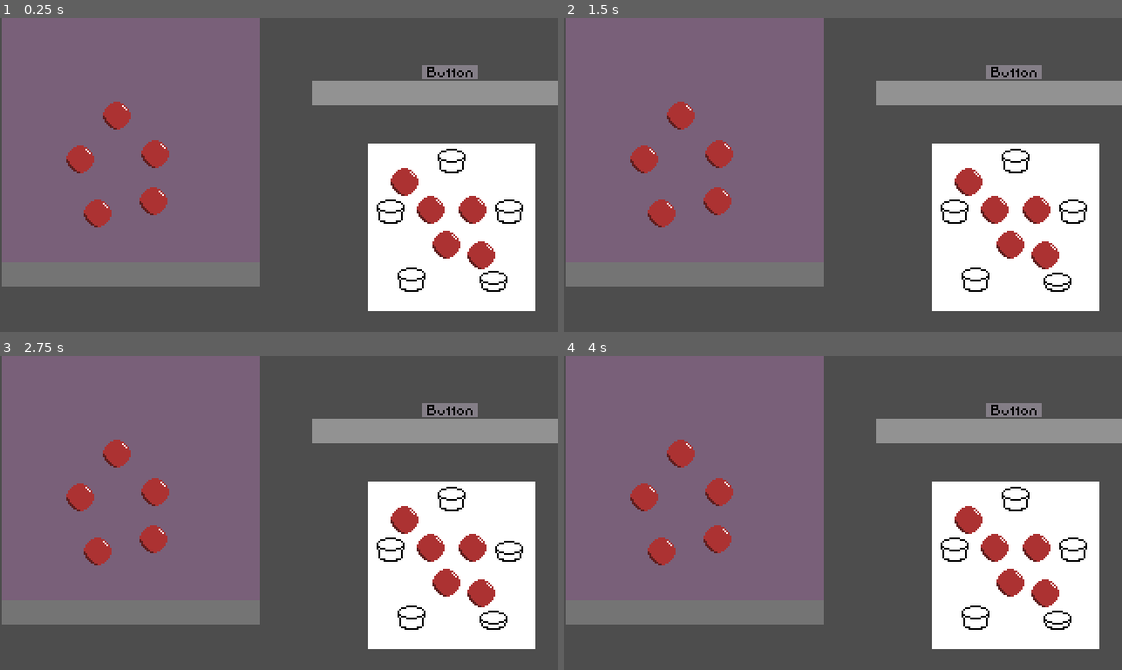
Above: before the commit, frames 1-4 (two rows, left to right).
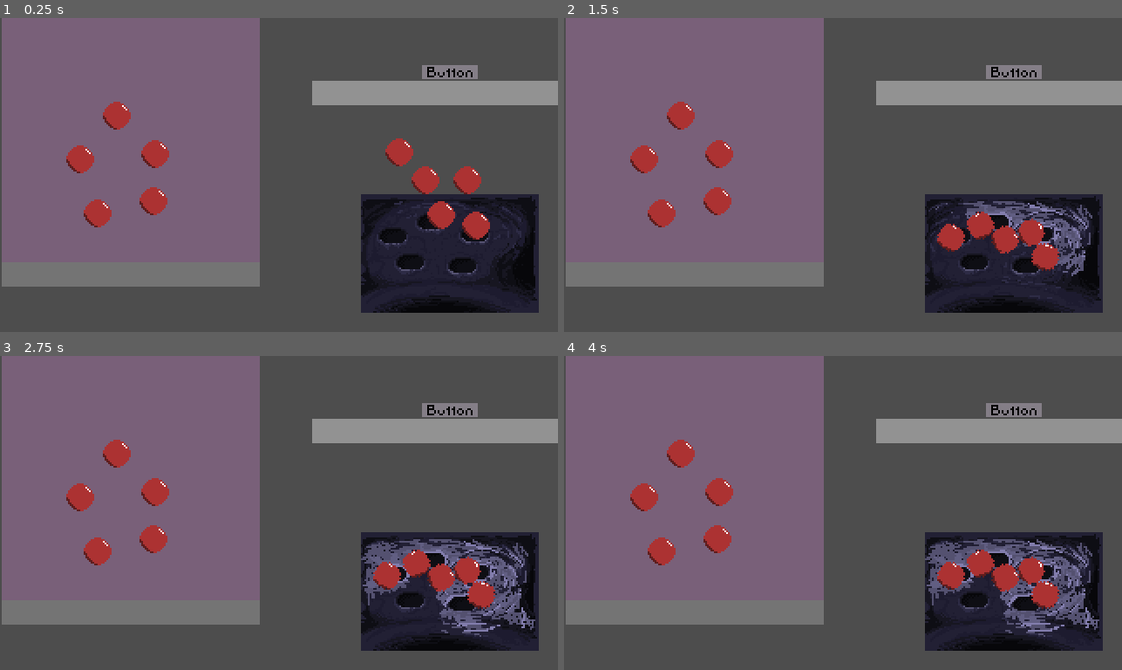
Above: after the commit, the same moments.

Repository: Team-Skeejy/ld55_summoning
Game: Godot game, scene res://scenes/ui_entities/test.tscn
Same seed, same stepped clock (60 frames per second), same inputs: the game is played once before the commit and once after it. This scene is started directly instead of the project's main scene.
Inputs (mouse positions are in pixels of both pictures, inside the frame that each line leads up to):
- Up to frame 1 (0.25 s): no input
- Up to frame 2 (1.5 s): tap Enter at 0.5 s; drag from (1015, 156) to (697, 275) at 0.52 s; drag from (954, 209) to (697, 275) at 1.27 s
- Up to frame 3 (2.75 s): tap Space at 2 s; move the mouse to (507, 547) at 2.02 s; tap Tab (Tab) at 2.1 s; click (507, 547) at 2.17 s
- Up to frame 4 (4 s): tap Enter at 2.75 s; drag from (976, 613) to (697, 478) at 2.77 s; tap Space at 3.5 s; drag from (1055, 613) to (1010, 431) at 3.52 s

The runs differ from the first frame. In frame 1, 17% of the frame differs, in the area x 64-97%, y 38-94%; in frame 2, 16%; in frame 3, 16%; in frame 4, 16%.

Commit message:
alterations

Diff:
--- a/scenes/ui_entities/alter/alter.gd
+++ b/scenes/ui_entities/alter/alter.gd
@@ -6,6 +6,7 @@
 
 @export var alter_buttons: Array[UIButton]
 @export var summon_area: Area2D
+@export var summoning_sprite: AnimatedSprite2D
 
 var _can_summon: bool = false
 
@@ -23,11 +24,14 @@
 	if _can_summon:
 		countdown -= delta
 		if countdown > 0:
+			var frame_count: int = summoning_sprite.sprite_frames.get_frame_count("default")
+			summoning_sprite.frame = int((summon_time - countdown) / summon_time * frame_count)
 			summoning.emit(countdown)
 		else:
 			countdown = 0
+			summoning_sprite.frame = 0
+			_can_summon = false
 			summon.emit(summon_area.get_overlapping_bodies())
-			_can_summon = false
 
 func reevaluate_button_collisions() -> void:
 	for button: UIButton in alter_buttons:
--- a/scenes/ui_entities/alter/alter.tscn
+++ b/scenes/ui_entities/alter/alter.tscn
@@ -1,51 +1,103 @@
-[gd_scene load_steps=4 format=3 uid="uid://btco02dq00kwc"]
+[gd_scene load_steps=18 format=3 uid="uid://btco02dq00kwc"]
 
 [ext_resource type="Script" path="res://scenes/ui_entities/alter/alter.gd" id="1_ibfmc"]
-[ext_resource type="PackedScene" uid="uid://6i2uak1cixpa" path="res://scenes/ui_entities/button/button_alter.tscn" id="2_6fh8w"]
+[ext_resource type="Texture2D" uid="uid://d1vwviwckmmu1" path="res://scenes/ui_entities/alter/textures/alter_backdrop.png" id="3_1oqu8"]
+[ext_resource type="PackedScene" uid="uid://ckkkbf2fceqae" path="res://scenes/ui_entities/alter/button_alter_1.tscn" id="3_6tmnc"]
+[ext_resource type="PackedScene" uid="uid://m5d22585x736" path="res://scenes/ui_entities/alter/button_alter_2.tscn" id="4_ht3jc"]
+[ext_resource type="PackedScene" uid="uid://b1kk7hvdusvvo" path="res://scenes/ui_entities/alter/button_alter_3.tscn" id="5_6g0dk"]
+[ext_resource type="PackedScene" uid="uid://bmjg3wy5m1aic" path="res://scenes/ui_entities/alter/button_alter_4.tscn" id="6_ym6j5"]
+[ext_resource type="PackedScene" uid="uid://dmh84ocobmf7t" path="res://scenes/ui_entities/alter/button_alter_5.tscn" id="7_7s3wn"]
+[ext_resource type="Texture2D" uid="uid://cki56xfqsy06o" path="res://scenes/ui_entities/alter/textures/alter_bleed.png" id="8_eldns"]
 
-[sub_resource type="CircleShape2D" id="CircleShape2D_tkfch"]
-radius = 48.0
+[sub_resource type="RectangleShape2D" id="RectangleShape2D_7ob2m"]
+size = Vector2(94, 60)
 
-[node name="Alter" type="Node2D" node_paths=PackedStringArray("alter_buttons", "summon_area")]
+[sub_resource type="AtlasTexture" id="AtlasTexture_53fvw"]
+atlas = ExtResource("8_eldns")
+region = Rect2(0, 0, 102, 68)
+
+[sub_resource type="AtlasTexture" id="AtlasTexture_jhxa7"]
+atlas = ExtResource("8_eldns")
+region = Rect2(102, 0, 102, 68)
+
+[sub_resource type="AtlasTexture" id="AtlasTexture_71x7j"]
+atlas = ExtResource("8_eldns")
+region = Rect2(204, 0, 102, 68)
+
+[sub_resource type="AtlasTexture" id="AtlasTexture_xm038"]
+atlas = ExtResource("8_eldns")
+region = Rect2(306, 0, 102, 68)
+
+[sub_resource type="AtlasTexture" id="AtlasTexture_cutid"]
+atlas = ExtResource("8_eldns")
+region = Rect2(408, 0, 102, 68)
+
+[sub_resource type="AtlasTexture" id="AtlasTexture_kdg5c"]
+atlas = ExtResource("8_eldns")
+region = Rect2(510, 0, 102, 68)
+
+[sub_resource type="AtlasTexture" id="AtlasTexture_rojb7"]
+atlas = ExtResource("8_eldns")
+region = Rect2(612, 0, 102, 68)
+
+[sub_resource type="SpriteFrames" id="SpriteFrames_e2of8"]
+animations = [{
+"frames": [{
+"duration": 1.0,
+"texture": SubResource("AtlasTexture_53fvw")
+}, {
+"duration": 1.0,
+"texture": SubResource("AtlasTexture_jhxa7")
+}, {
+"duration": 1.0,
+"texture": SubResource("AtlasTexture_71x7j")
+}, {
+"duration": 1.0,
+"texture": SubResource("AtlasTexture_xm038")
+}, {
+"duration": 1.0,
+"texture": SubResource("AtlasTexture_cutid")
+}, {
+"duration": 1.0,
+"texture": SubResource("AtlasTexture_kdg5c")
+}, {
+"duration": 1.0,
+"texture": SubResource("AtlasTexture_rojb7")
+}],
+"loop": true,
+"name": &"default",
+"speed": 5.0
+}]
+
+[node name="Alter" type="Node2D" node_paths=PackedStringArray("alter_buttons", "summon_area", "summoning_sprite")]
 script = ExtResource("1_ibfmc")
-alter_buttons = [NodePath("Alter Button"), NodePath("Alter Button2"), NodePath("Alter Button3"), NodePath("Alter Button4"), NodePath("Alter Button5")]
+alter_buttons = [NodePath("Alter Button1"), NodePath("Alter Button2"), NodePath("Alter Button3"), NodePath("Alter Button4"), NodePath("Alter Button5")]
 summon_area = NodePath("SummonArea2D")
-metadata/_edit_vertical_guides_ = [96.0]
+summoning_sprite = NodePath("Alter Bleed")
 metadata/_edit_horizontal_guides_ = [96.0]
+
+[node name="Alter Backdrop" type="Sprite2D" parent="."]
+position = Vector2(51, 34)
+texture = ExtResource("3_1oqu8")
 
 [node name="SummonArea2D" type="Area2D" parent="."]
 input_pickable = false
 gravity_space_override = 3
-gravity = 0.0
-
-[node name="ColorRect" type="ColorRect" parent="SummonArea2D"]
-anchors_preset = 8
-anchor_left = 0.5
-anchor_top = 0.5
-anchor_right = 0.5
-anchor_bottom = 0.5
-offset_left = -48.0
-offset_top = -48.0
-offset_right = 48.0
-offset_bottom = 48.0
-grow_horizontal = 2
-grow_vertical = 2
-mouse_filter = 2
 
 [node name="CollisionShape2D" type="CollisionShape2D" parent="SummonArea2D"]
-shape = SubResource("CircleShape2D_tkfch")
+position = Vector2(51, 34)
+shape = SubResource("RectangleShape2D_7ob2m")
 
-[node name="Alter Button" parent="." instance=ExtResource("2_6fh8w")]
-position = Vector2(0, -38)
+[node name="Alter Button1" parent="." instance=ExtResource("3_6tmnc")]
 
-[node name="Alter Button2" parent="." instance=ExtResource("2_6fh8w")]
-position = Vector2(-35, -9)
+[node name="Alter Button2" parent="." instance=ExtResource("4_ht3jc")]
 
-[node name="Alter Button3" parent="." instance=ExtResource("2_6fh8w")]
-position = Vector2(33, -9)
+[node name="Alter Button3" parent="." instance=ExtResource("5_6g0dk")]
 
-[node name="Alter Button4" parent="." instance=ExtResource("2_6fh8w")]
-position = Vector2(-23, 30)
+[node name="Alter Button4" parent="." instance=ExtResource("6_ym6j5")]
 
-[node name="Alter Button5" parent="." instance=ExtResource("2_6fh8w")]
-position = Vector2(24, 30)
+[node name="Alter Button5" parent="." instance=ExtResource("7_7s3wn")]
+
+[node name="Alter Bleed" type="AnimatedSprite2D" parent="."]
+position = Vector2(51, 34)
+sprite_frames = SubResource("SpriteFrames_e2of8")
--- a/scenes/ui_entities/button/button_alter.tscn
+++ b/scenes/ui_entities/alter/button_alter.tscn
@@ -13,6 +13,8 @@
 texture = ExtResource("2_vypl6")
 hframes = 3
 vframes = 1
+over_sprite = Vector2i(1, 0)
+down_sprite = Vector2i(2, 0)
 
 [node name="CollisionShape2D" parent="Area2D" index="0"]
 position = Vector2(0, -2)
--- /dev/null
+++ b/scenes/ui_entities/alter/button_alter_1.tscn
@@ -0,0 +1,15 @@
+[gd_scene load_steps=3 format=3 uid="uid://ckkkbf2fceqae"]
+
+[ext_resource type="PackedScene" uid="uid://6i2uak1cixpa" path="res://scenes/ui_entities/alter/button_alter.tscn" id="1_63t38"]
+[ext_resource type="Texture2D" uid="uid://cxhum301wncn3" path="res://scenes/ui_entities/alter/textures/alter_alters.png" id="2_se88v"]
+
+[node name="Alter Button" instance=ExtResource("1_63t38")]
+position = Vector2(51, 34)
+texture = ExtResource("2_se88v")
+vframes = 5
+
+[node name="Area2D" parent="." index="0"]
+position = Vector2(-11, -15)
+
+[node name="Area2D2" parent="." index="1"]
+position = Vector2(-11, -15)
--- /dev/null
+++ b/scenes/ui_entities/alter/button_alter_2.tscn
@@ -0,0 +1,15 @@
+[gd_scene load_steps=2 format=3 uid="uid://m5d22585x736"]
+
+[ext_resource type="PackedScene" uid="uid://ckkkbf2fceqae" path="res://scenes/ui_entities/alter/button_alter_1.tscn" id="1_8kfbo"]
+
+[node name="Alter Button" instance=ExtResource("1_8kfbo")]
+frame = 3
+up_sprite = Vector2i(0, 1)
+over_sprite = Vector2i(1, 1)
+down_sprite = Vector2i(2, 1)
+
+[node name="Area2D" parent="." index="0"]
+position = Vector2(-33, -8)
+
+[node name="Area2D2" parent="." index="1"]
+position = Vector2(-33, -8)
--- /dev/null
+++ b/scenes/ui_entities/alter/button_alter_3.tscn
@@ -0,0 +1,15 @@
+[gd_scene load_steps=2 format=3 uid="uid://b1kk7hvdusvvo"]
+
+[ext_resource type="PackedScene" uid="uid://ckkkbf2fceqae" path="res://scenes/ui_entities/alter/button_alter_1.tscn" id="1_8v85v"]
+
+[node name="Alter Button" instance=ExtResource("1_8v85v")]
+frame = 6
+up_sprite = Vector2i(0, 2)
+over_sprite = Vector2i(1, 2)
+down_sprite = Vector2i(2, 2)
+
+[node name="Area2D" parent="." index="0"]
+position = Vector2(-23, 7)
+
+[node name="Area2D2" parent="." index="1"]
+position = Vector2(-23, 7)
--- /dev/null
+++ b/scenes/ui_entities/alter/button_alter_4.tscn
@@ -0,0 +1,15 @@
+[gd_scene load_steps=2 format=3 uid="uid://bmjg3wy5m1aic"]
+
+[ext_resource type="PackedScene" uid="uid://ckkkbf2fceqae" path="res://scenes/ui_entities/alter/button_alter_1.tscn" id="1_hl866"]
+
+[node name="Alter Button" instance=ExtResource("1_hl866")]
+frame = 9
+up_sprite = Vector2i(0, 3)
+over_sprite = Vector2i(1, 3)
+down_sprite = Vector2i(2, 3)
+
+[node name="Area2D" parent="." index="0"]
+position = Vector2(7, 9)
+
+[node name="Area2D2" parent="." index="1"]
+position = Vector2(7, 9)
--- /dev/null
+++ b/scenes/ui_entities/alter/button_alter_5.tscn
@@ -0,0 +1,15 @@
+[gd_scene load_steps=2 format=3 uid="uid://dmh84ocobmf7t"]
+
+[ext_resource type="PackedScene" uid="uid://ckkkbf2fceqae" path="res://scenes/ui_entities/alter/button_alter_1.tscn" id="1_5aj21"]
+
+[node name="Alter Button" instance=ExtResource("1_5aj21")]
+frame = 12
+up_sprite = Vector2i(0, 4)
+over_sprite = Vector2i(1, 4)
+down_sprite = Vector2i(2, 4)
+
+[node name="Area2D" parent="." index="0"]
+position = Vector2(14, -9)
+
+[node name="Area2D2" parent="." index="1"]
+position = Vector2(14, -9)
--- a/scenes/ui_entities/button/button.gd
+++ b/scenes/ui_entities/button/button.gd
@@ -7,6 +7,10 @@
 signal pressed
 
 @export var area: Area2D
+
+@export var up_sprite: Vector2i
+@export var over_sprite: Vector2i
+@export var down_sprite: Vector2i
 
 var entity_press_duration: float = 0.5;
 
@@ -111,8 +115,8 @@
 
 func reevaluate_ui_state() -> void:
 	if _entity_pressed || _mouse_pressed:
-		frame = 2
+		frame_coords = down_sprite
 	elif _entity_over || _mouse_over || _entity_on:
-		frame = 1
+		frame_coords = over_sprite
 	else:
-		frame = 0
+		frame_coords = up_sprite
--- a/scenes/ui_entities/button/button.tscn
+++ b/scenes/ui_entities/button/button.tscn
@@ -11,6 +11,8 @@
 vframes = 3
 script = ExtResource("2_ytfd1")
 area = NodePath("Area2D")
+over_sprite = Vector2i(0, 1)
+down_sprite = Vector2i(0, 2)
 
 [node name="Area2D" type="Area2D" parent="."]
 
--- a/scenes/ui_entities/inventory/inventory.gd
+++ b/scenes/ui_entities/inventory/inventory.gd
@@ -1,11 +1,34 @@
 class_name Inventory
 extends Node2D
 
-# Called when the node enters the scene tree for the first time.
-func _ready():
-	pass  # Replace with function body.
+@export var dimensions: Vector2i
+@export var storage_space: CollisionShape2D
 
+@export var debug_sprite: Sprite2D
+@export var area: Rect2
 
-# Called every frame. 'delta' is the elapsed time since the previous frame.
-func _process(delta):
+var radius: float = 1
+
+var _colliders: Array[Area2D]
+
+func _ready() -> void:
+	for i: int in dimensions.x:
+		for j: int in dimensions.y:
+			var area_2d: Area2D = Area2D.new()
+			var collision_shape: CollisionShape2D = CollisionShape2D.new()
+			var circle: CircleShape2D = CircleShape2D.new()
+			circle.radius = radius
+			collision_shape.shape = circle
+
+			area_2d.add_child(collision_shape)
+
+			var sprite: Sprite2D = debug_sprite.duplicate()
+			area_2d.add_child(sprite)
+
+			add_child(area_2d)
+			area_2d.position = area.size * (Vector2(i / float(dimensions.x), j / float(dimensions.y))) + area.size / Vector2(dimensions) / 2
+
+			_colliders.append(area_2d)
+
+func add_entity(entity: Entity) -> void:
 	pass
--- a/scenes/ui_entities/inventory/inventory.tscn
+++ b/scenes/ui_entities/inventory/inventory.tscn
@@ -1,15 +1,24 @@
-[gd_scene load_steps=3 format=3 uid="uid://bgol823ub27ic"]
+[gd_scene load_steps=5 format=3 uid="uid://bgol823ub27ic"]
 
 [ext_resource type="Script" path="res://scenes/ui_entities/inventory/inventory.gd" id="1_61pey"]
+[ext_resource type="Texture2D" uid="uid://badgxa4eleh77" path="res://scenes/ui_entities/inventory/textures/grid.png" id="2_y4fo6"]
+[ext_resource type="Texture2D" uid="uid://p3q2r78uxhww" path="res://scenes/ui_entities/base/textures/placeholder_entity.png" id="3_qq1sy"]
 
 [sub_resource type="RectangleShape2D" id="RectangleShape2D_mystw"]
-size = Vector2(149, 140)
+size = Vector2(96, 91)
 
-[node name="Inventory" type="Node2D"]
+[node name="Inventory" type="Node2D" node_paths=PackedStringArray("storage_space", "debug_sprite")]
 script = ExtResource("1_61pey")
+dimensions = Vector2i(5, 6)
+storage_space = NodePath("Storage Space/CollisionShape2D")
+debug_sprite = NodePath("Sprite2D")
+area = Rect2(0, 0, 96, 91)
+
+[node name="Grid" type="Sprite2D" parent="."]
+position = Vector2(48, 46)
+texture = ExtResource("2_y4fo6")
 
 [node name="Storage Space" type="Area2D" parent="."]
-position = Vector2(12, 10)
 input_pickable = false
 gravity_space_override = 3
 gravity = 0.0
@@ -19,14 +28,9 @@
 angular_damp = 100.0
 
 [node name="CollisionShape2D" type="CollisionShape2D" parent="Storage Space"]
-position = Vector2(64.5, 60)
+position = Vector2(48, 45.5)
 shape = SubResource("RectangleShape2D_mystw")
 
-[node name="ColorRect" type="ColorRect" parent="Storage Space"]
-offset_left = -11.0
-offset_top = -10.0
-offset_right = 29.0
-offset_bottom = 30.0
-scale = Vector2(3.70926, 3.48786)
-mouse_filter = 2
-color = Color(1, 0.603922, 1, 0.247059)
+[node name="Sprite2D" type="Sprite2D" parent="."]
+scale = Vector2(0.125, 0.125)
+texture = ExtResource("3_qq1sy")
--- /dev/null
+++ b/scenes/ui_entities/inventory/inventory_test.gd
@@ -0,0 +1,6 @@
+extends Node2D
+
+@export var inventory: Inventory
+
+func _on_button_button_down() -> void:
+	inventory.add_entity()
--- /dev/null
+++ b/scenes/ui_entities/inventory/inventory_test.tscn
@@ -0,0 +1,13 @@
+[gd_scene load_steps=2 format=3 uid="uid://du3ndtyofe575"]
+
+[ext_resource type="PackedScene" uid="uid://bgol823ub27ic" path="res://scenes/ui_entities/inventory/inventory.tscn" id="1_a8qb6"]
+
+[node name="InventoryTest" type="Node2D"]
+
+[node name="Inventory" parent="." instance=ExtResource("1_a8qb6")]
+
+[node name="Button" type="Button" parent="."]
+offset_left = 96.0
+offset_right = 123.0
+offset_bottom = 31.0
+text = "++"
--- a/scenes/ui_entities/test.tscn
+++ b/scenes/ui_entities/test.tscn
@@ -137,7 +137,7 @@
 color = Color(1, 1, 1, 0.219608)
 
 [node name="Alter" parent="." instance=ExtResource("5_3dlbg")]
-position = Vector2(259, 120)
+position = Vector2(207, 101)
 
 [node name="Entity" parent="." instance=ExtResource("1_04yic")]
 position = Vector2(46, 81)
@@ -169,31 +169,31 @@
 [node name="DraggableNode" parent="Entity5" instance=ExtResource("2_5p8j2")]
 
 [node name="Entity6" parent="." node_paths=PackedStringArray("collider") instance=ExtResource("1_04yic")]
-position = Vector2(232, 92)
+position = Vector2(229, 62)
 collider = NodePath("../Entity/CollisionShape2D")
 
 [node name="DraggableNode" parent="Entity6" instance=ExtResource("2_5p8j2")]
 
 [node name="Entity7" parent="." node_paths=PackedStringArray("collider") instance=ExtResource("1_04yic")]
-position = Vector2(256, 128)
+position = Vector2(253, 98)
 collider = NodePath("../Entity/CollisionShape2D")
 
 [node name="DraggableNode" parent="Entity7" instance=ExtResource("2_5p8j2")]
 
 [node name="Entity8" parent="." node_paths=PackedStringArray("collider") instance=ExtResource("1_04yic")]
-position = Vector2(247, 108)
+position = Vector2(244, 78)
 collider = NodePath("../Entity/CollisionShape2D")
 
 [node name="DraggableNode" parent="Entity8" instance=ExtResource("2_5p8j2")]
 
 [node name="Entity9" parent="." node_paths=PackedStringArray("collider") instance=ExtResource("1_04yic")]
-position = Vector2(276, 134)
+position = Vector2(273, 104)
 collider = NodePath("../Entity/CollisionShape2D")
 
 [node name="DraggableNode" parent="Entity9" instance=ExtResource("2_5p8j2")]
 
 [node name="Entity10" parent="." node_paths=PackedStringArray("collider") instance=ExtResource("1_04yic")]
-position = Vector2(271, 108)
+position = Vector2(268, 78)
 collider = NodePath("../Entity/CollisionShape2D")
 
 [node name="DraggableNode" parent="Entity10" instance=ExtResource("2_5p8j2")]
--- /dev/null
+++ b/scenes/ui_entities/ui/ui.tscn
@@ -0,0 +1,8 @@
+[gd_scene load_steps=2 format=3 uid="uid://dum2vhk725ubd"]
+
+[ext_resource type="PackedScene" uid="uid://btco02dq00kwc" path="res://scenes/ui_entities/alter/alter.tscn" id="1_yf748"]
+
+[node name="Ui" type="Node2D"]
+
+[node name="Alter" parent="." instance=ExtResource("1_yf748")]
+position = Vector2(-28, 89)
--- /dev/null
+++ b/scenes/ui_entities/ui/ui_test.tscn
@@ -0,0 +1,7 @@
+[gd_scene load_steps=2 format=3 uid="uid://bfws8s4srttog"]
+
+[ext_resource type="PackedScene" uid="uid://dum2vhk725ubd" path="res://scenes/ui_entities/ui/ui.tscn" id="1_b6ent"]
+
+[node name="UiTest" type="Node2D"]
+
+[node name="Ui" parent="." instance=ExtResource("1_b6ent")]
Binary file added: scenes/ui_entities/alter/textures/alter_alters.png
Not shown, added: scenes/ui_entities/alter/textures/alter_alters.png.import
Binary file added: scenes/ui_entities/alter/textures/alter_backdrop.png
Not shown, added: scenes/ui_entities/alter/textures/alter_backdrop.png.import
Binary file added: scenes/ui_entities/alter/textures/alter_bleed.png
Not shown, added: scenes/ui_entities/alter/textures/alter_bleed.png.import
Binary file added: scenes/ui_entities/alter/textures/alter_ui.aseprite
Binary file removed: scenes/ui_entities/inventory/textures/alter_ui.aseprite
Binary file added: scenes/ui_entities/inventory/textures/grid.png
Not shown, added: scenes/ui_entities/inventory/textures/grid.png.import
Binary file changed: scenes/ui_entities/inventory/textures/ui.aseprite
Binary file added: scenes/ui_entities/inventory/textures/ui.png
(and 1 more such lines)
